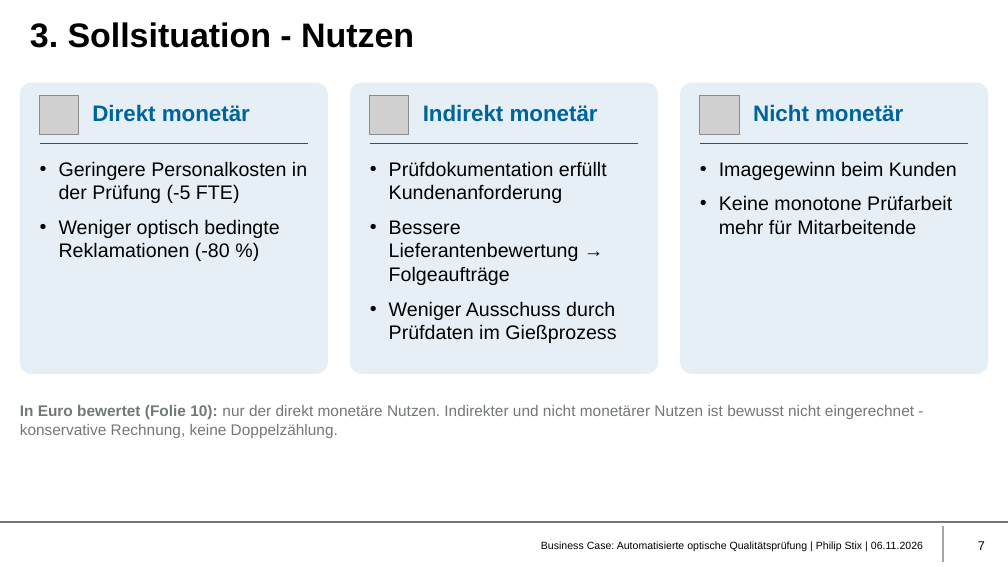
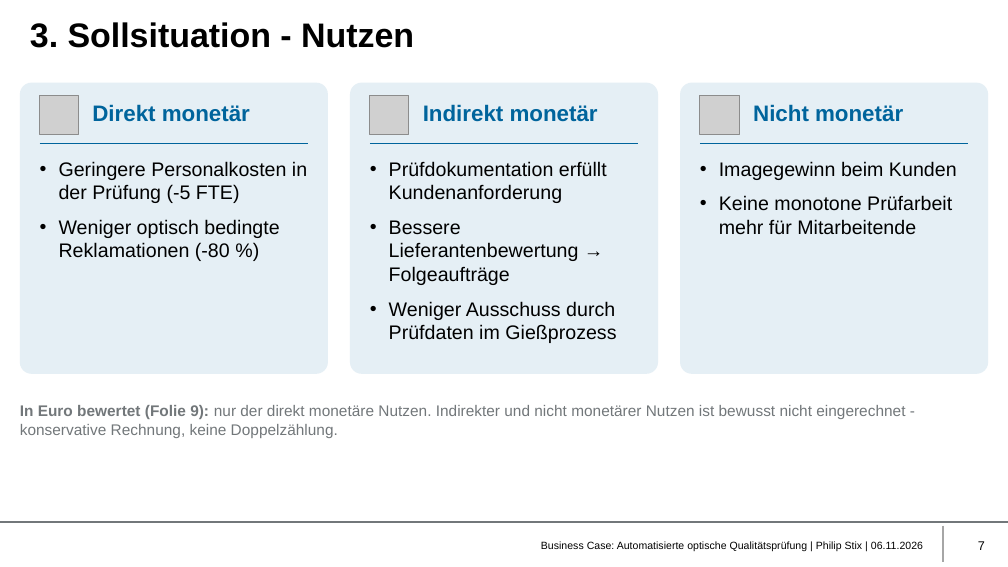
Before and after one commit to philip-stack/MRE3-bGUS, a slide deck: slide 7 of 01 Abgabe/Business Case Qualitätsprüfung - Philip Stix.pptx. Drawn at 1008x567 pixels with LibreOffice and Linux fonts; fonts in the diff are those of the drawing; grey boxes stand for pictures; background and template pictures are left out. Boxes give left, top, right and bottom in pixels: in the first picture for what was removed or moved away, otherwise in the second. Text is boxed around its words. In the diff, an @@ line names an element or a change of style, - is before the commit and + after.

```diff
--- a/01 Abgabe/Business Case Qualitätsprüfung - Philip Stix.pptx
+++ b/01 Abgabe/Business Case Qualitätsprüfung - Philip Stix.pptx
@@ text at box(20, 405, 905, 438): text changed @@
-In Euro bewertet (Folie 10): nur der direkt monetäre Nutzen. Indirekter und nicht monetärer Nutzen ist bewusst nicht eingerechnet - konservative Rechnung, keine Doppelzählung.
+In Euro bewertet (Folie 9): nur der direkt monetäre Nutzen. Indirekter und nicht monetärer Nutzen ist bewusst nicht eingerechnet - konservative Rechnung, keine Doppelzählung.
```
Also in this commit, not shown: 2 slides removed.
